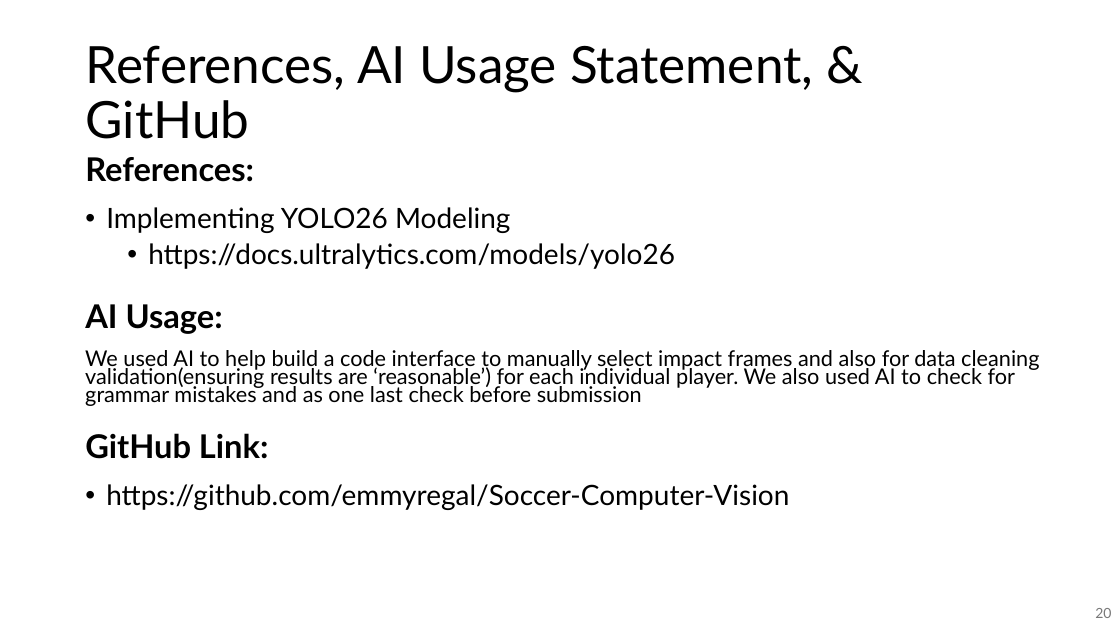
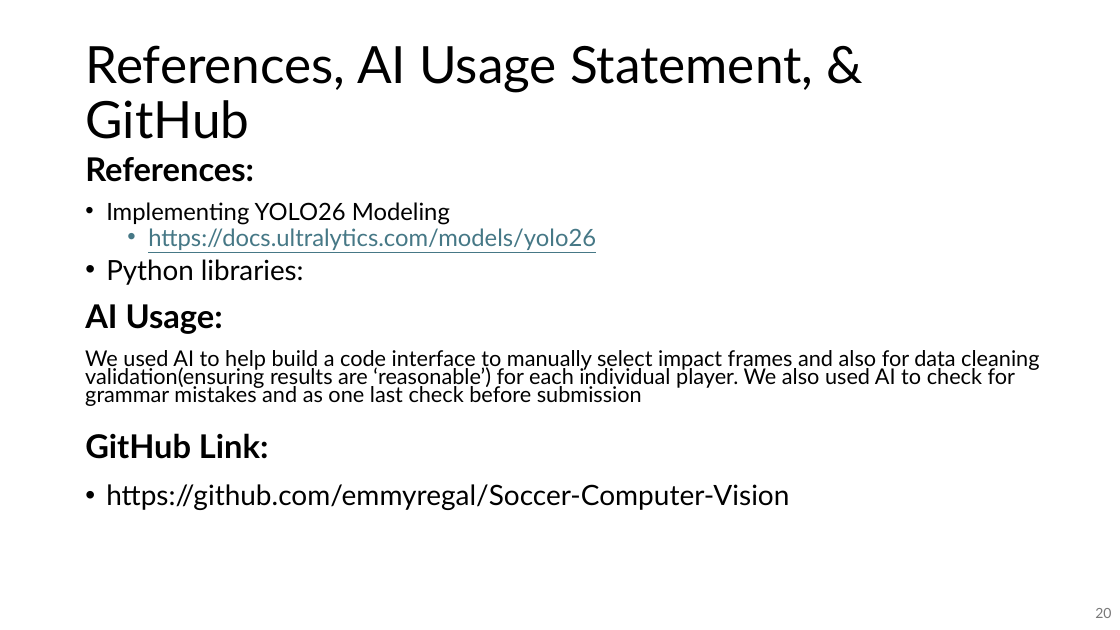
Before and after one commit to emmyregal/Soccer-Computer-Vision, a slide deck: slide 20 of Sport Presetation.pptx. Drawn at 1120x630 pixels with LibreOffice and Linux fonts; fonts in the diff are those of the drawing. Boxes give left, top, right and bottom in pixels: in the first picture for what was removed or moved away, otherwise in the second. Text is boxed around its words. In the diff, an @@ line names an element or a change of style, - is before the commit and + after.

```diff
--- a/Sport Presetation.pptx
+++ b/Sport Presetation.pptx
@@ text at (x1=106, y1=202, x2=596, y2=250): size 24 to 20.4 pt in "Implementing YOLO26 Modeling", "https://docs.ultralytics.com/models/yolo26"; text colour #000000 to #467886, underline on in "https://docs.ultralytics.com/models/yolo26"; line spacing 0.9 to 0.7 @@
@@ text at (x1=106, y1=259, x2=304, y2=285): paragraph added @@
+• Python libraries:
```
Also in this commit, not shown: 1 slide added, 1 slide removed.
